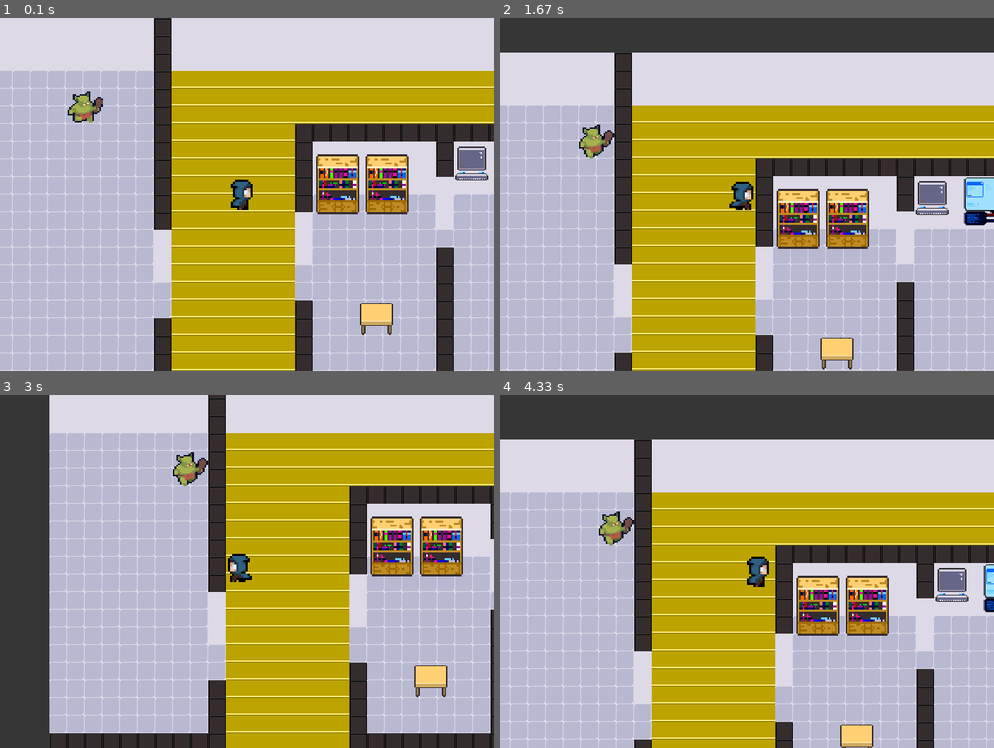
Above: before the commit, frames 1-4 (two rows, left to right).
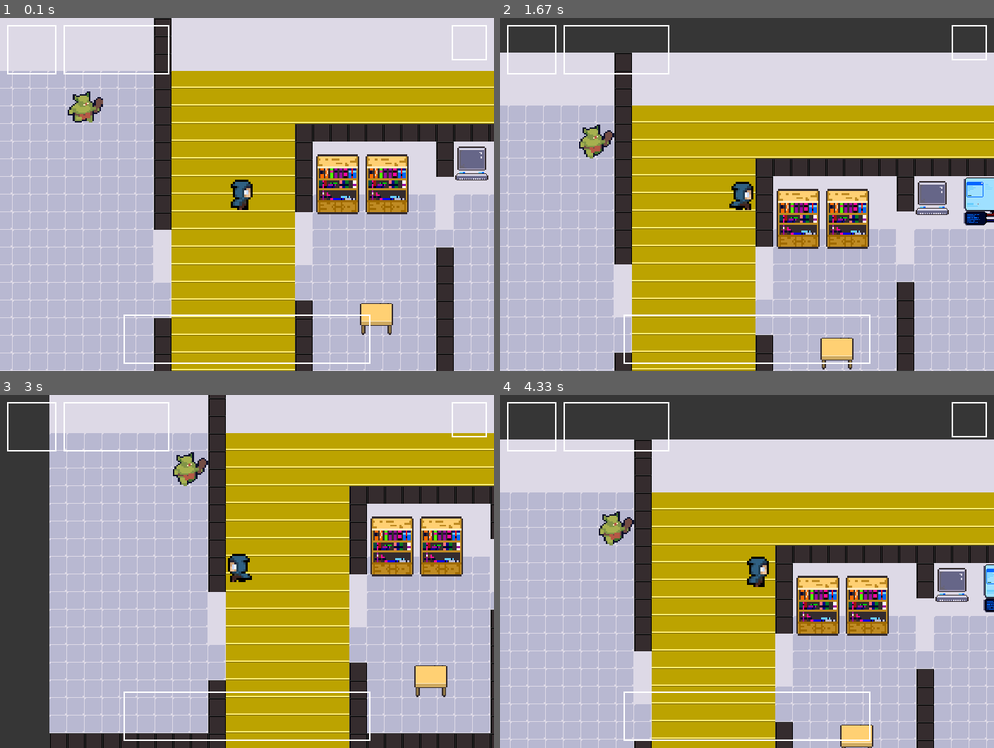
Above: after the commit, the same moments.

Repository: christVayds/pygame_project
Game: pygame game, started from main.py
Two runs of this game, one before a commit and one after it. Both use one fixed random seed, a clock stepped at 60 frames per second and the inputs below.
Inputs:
- Up to frame 1 (0.1 s): no input
- Up to frame 2 (1.67 s): tap S at 0.33 s; hold Right 0.67-1.13 s; hold Up 1.17-1.47 s; hold Right from 1.5 s (still down)
- Up to frame 3 (3 s): release Right at 1.97 s; hold Left 2-2.53 s; hold Down 2.57-2.87 s; hold Left from 2.9 s (still down)
- Up to frame 4 (4.33 s): release Left at 3.3 s; hold Up 3.33-3.7 s; hold Right from 3.73 s (still down)

The runs differ from the first frame. In frame 1, 1.0% of the frame differs, in the area x 1-99%, y 2-98%; in frame 2, 1.0%; in frame 3, 1.0%; in frame 4, 1.0%.

Commit message:
add UI borders

Diff:
--- /dev/null
+++ b/UI.py
@@ -0,0 +1,14 @@
+import pygame
+
+class UI:
+
+    def __init__(self, x, y, width, height, name=''):
+        self.width = width
+        self.height = height
+        self.name = name
+
+        self.rect = pygame.Rect(x, y, self.width, self.height)
+
+    def draw(self, screen):
+
+        pygame.draw.rect(screen, (255,255,255), self.rect, 2)
--- a/main.py
+++ b/main.py
@@ -22,6 +22,7 @@
 from camera import Camera
 from lab import TileMap
 from Data.read import Read
+from UI import UI
 
 # initialize pygame
 pygame.init()
@@ -37,6 +38,17 @@
 
 # MAP
 map1 = TileMap(25, 0, 0)
+
+# GUIs
+
+itemsGUI = UI((windowSize['width'] - 350) / 2, (windowSize['height'] - 80), 350, 70)
+
+# pause button
+pauseButton = UI((windowSize['width'] - 60), 10, 50, 50)
+
+# player Icon and health bar
+playerIcon = UI(10, 10, 70, 70)
+healthbar = UI(90, 10, 150, 70)
 
 # PLAYER
 player = Player(((windowSize['width'] - 50) / 2), ((windowSize['height'] - 50) / 2), 50, 50)
@@ -86,6 +98,12 @@
     # the camera
     camera.move(allObjects)
 
+    # Display GUIs
+    itemsGUI.draw(window)
+    pauseButton.draw(window)
+    playerIcon.draw(window)
+    healthbar.draw(window)
+
     pygame.display.flip()
 
 # main function
